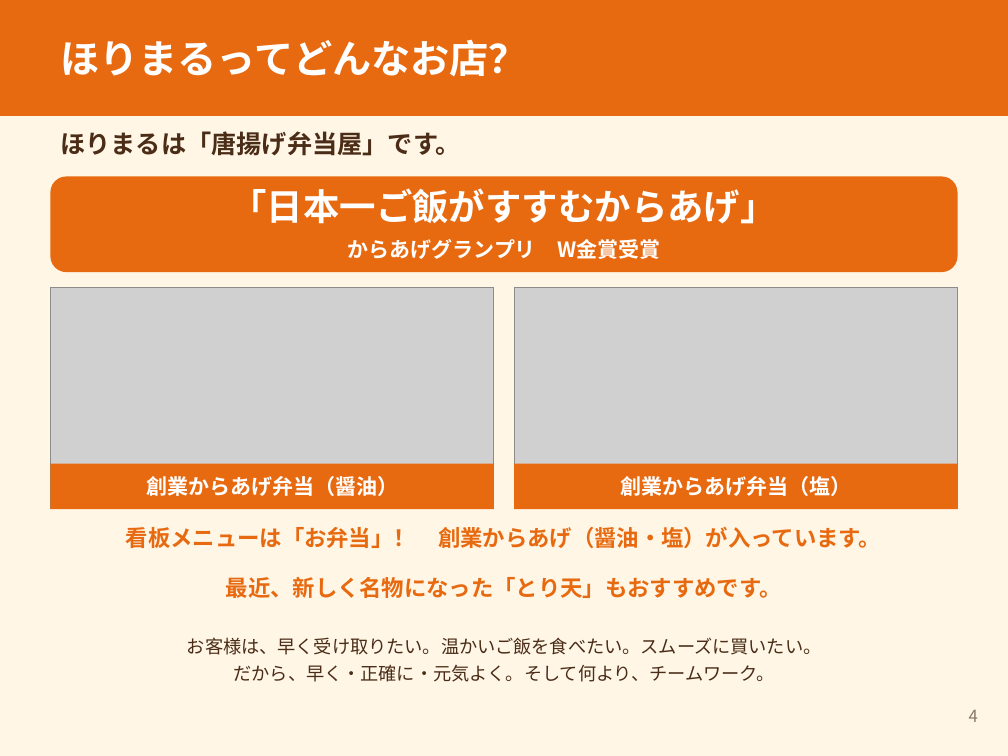
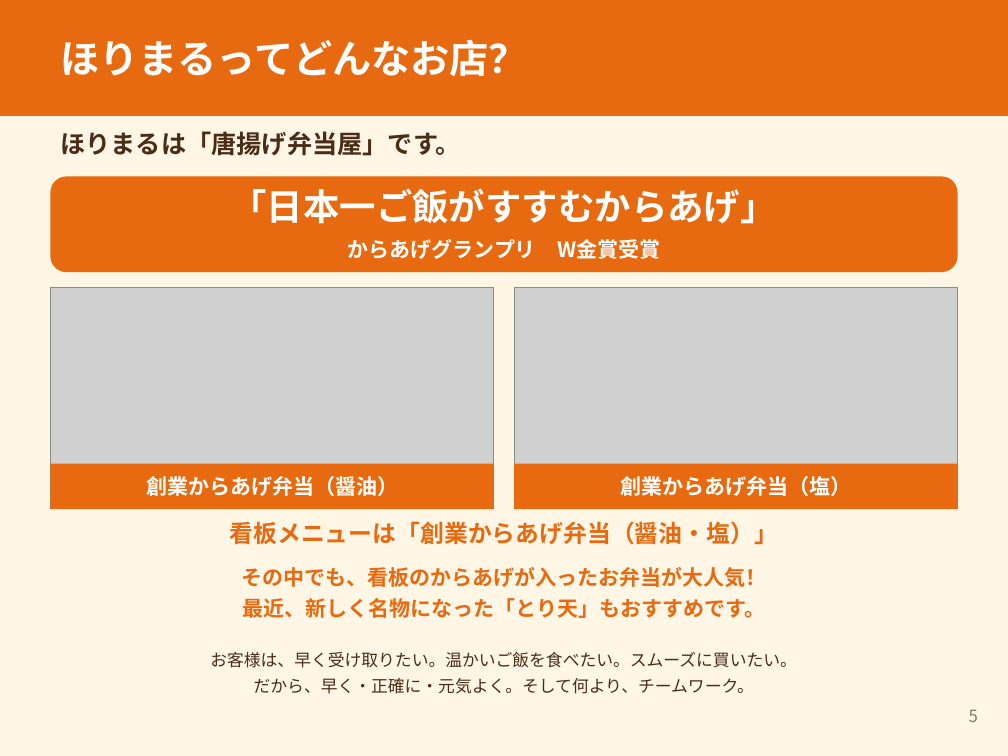
Before and after one commit to ahouprojectmaimai-beep/claude, a slide deck: slide 5 of horimaru/01_ほりまる面接紙芝居_案.pptx (slide 4 before the commit). Drawn at 1008x756 pixels with LibreOffice and Linux fonts; fonts in the diff are those of the drawing; grey boxes stand for pictures. Boxes give left, top, right and bottom in pixels: in the first picture for what was removed or moved away, otherwise in the second. Text is boxed around its words. In the diff, an @@ line names an element or a change of style, - is before the commit and + after.

```diff
--- a/horimaru/01_ほりまる面接紙芝居_案.pptx
+++ b/horimaru/01_ほりまる面接紙芝居_案.pptx
@@ text at (230, 521, 778, 545): text changed; size 16 to 17 pt @@
-看板メニューは「お弁当」！ 創業からあげ（醤油・塩）が入っています。
+看板メニューは「創業からあげ弁当（醤油・塩）」
@@ text "その中でも、看板のからあげが入ったお弁当が大人気！": place and size @@
-text "その中でも、看板のからあげが入ったお弁当が大人気！" at (226, 577, 782, 598)
+text "その中でも、看板のからあげが入ったお弁当が大人気！" at (242, 567, 766, 618)
@@ text at (242, 567, 766, 587): paragraph added @@
+その中でも、看板のからあげが入ったお弁当が大人気！
@@ text at (243, 598, 766, 618): size 16 to 15 pt in "最近、新しく名物になった「とり天」もおすすめです。" @@
@@ text "お客様は、早く受け取りたい。温かいご飯を食べたい。スムーズに買いたい。": place and size @@
-text "お客様は、早く受け取りたい。温かいご飯を食べたい。スムーズに買いたい。" at (187, 637, 821, 682)
+text "お客様は、早く受け取りたい。温かいご飯を食べたい。スムーズに買いたい。" at (210, 652, 797, 694)
@@ text "お客様は、早く受け取りたい。温かいご飯を食べたい。スムーズに買いたい。" at (210, 652, 797, 694): size 13 to 12 pt @@
@@ text at (969, 710, 978, 722): text changed @@
-4
+5
```
Also in this commit, not shown: 12 other slides changed, 1 slide added.
